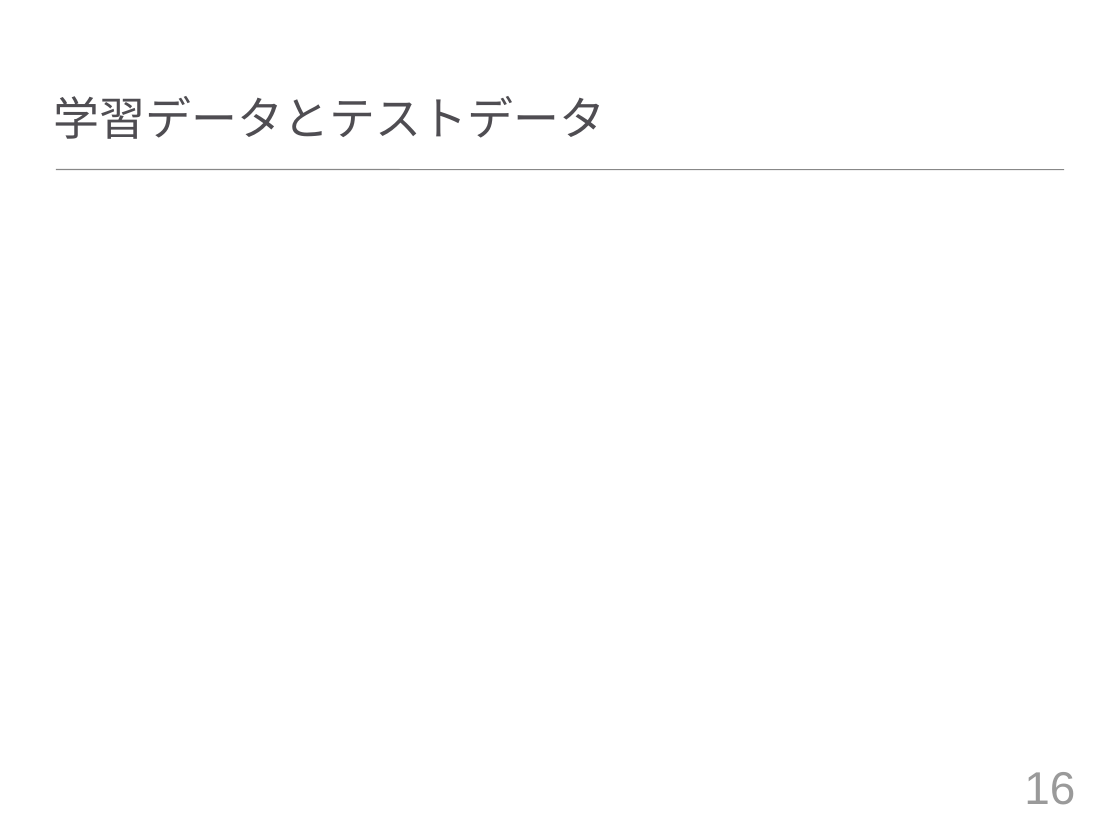
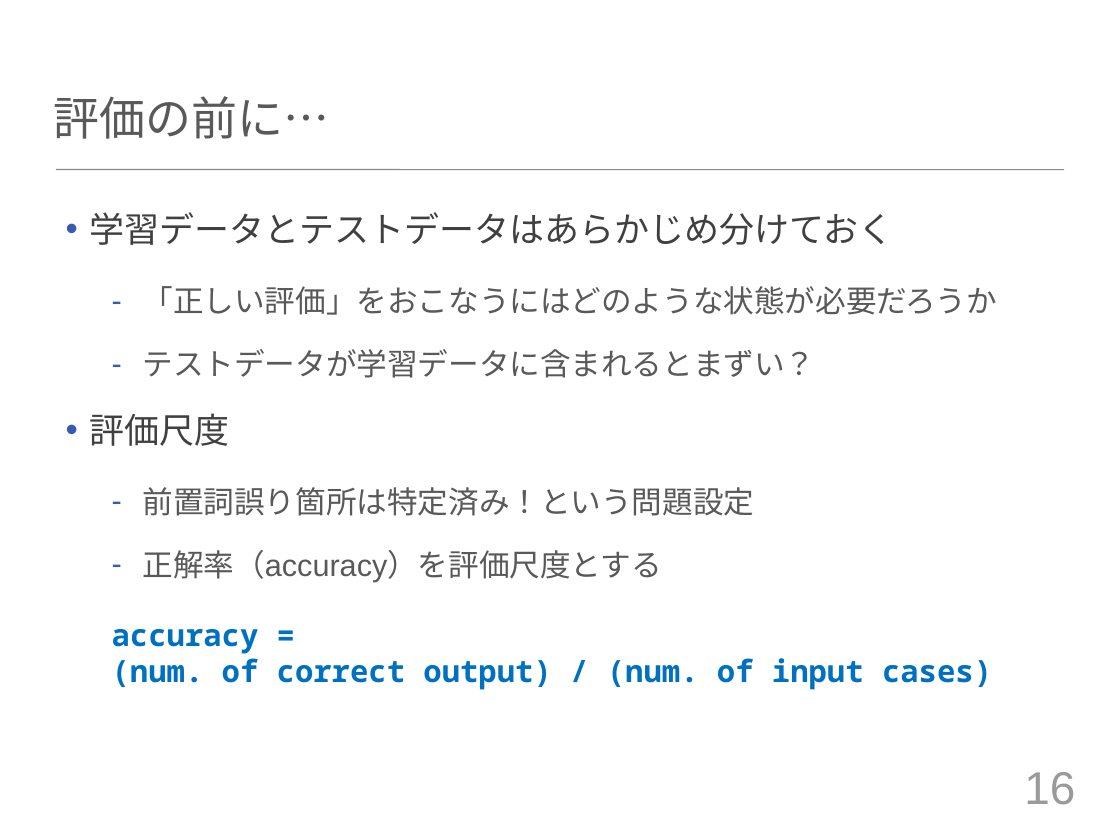
Before and after one commit to tuxedocat/ss2012, a slide deck: slide 16 of ss2012_slide.pptx. Drawn at 1120x840 pixels with LibreOffice and Linux fonts; fonts in the diff are those of the drawing. Boxes give left, top, right and bottom in pixels: in the first picture for what was removed or moved away, otherwise in the second. Text is boxed around its words. In the diff, an @@ line names an element or a change of style, - is before the commit and + after.

```diff
--- a/ss2012_slide.pptx
+++ b/ss2012_slide.pptx
@@ title at <box>54,96,330,139</box>: text changed; text colour #4F4D52 to #595959 @@
-学習データとテストデータ
+評価の前に…
@@ text added at <box>89,212,997,690</box>, 28 pt, text #595959 @@
+• 学習データとテストデータはあらかじめ分けておく
+  – 「正しい評価」をおこなうにはどのような状態が必要だろうか
+  – テストデータが学習データに含まれるとまずい？
+• 評価尺度
+  – 前置詞誤り箇所は特定済み！という問題設定
+  – 正解率（accuracy）を評価尺度とする
+    accuracy =
+    (num. of correct output) / (num. of input cases)
```
Also in this commit, not shown: 18 other slides changed, 1 slide added.
